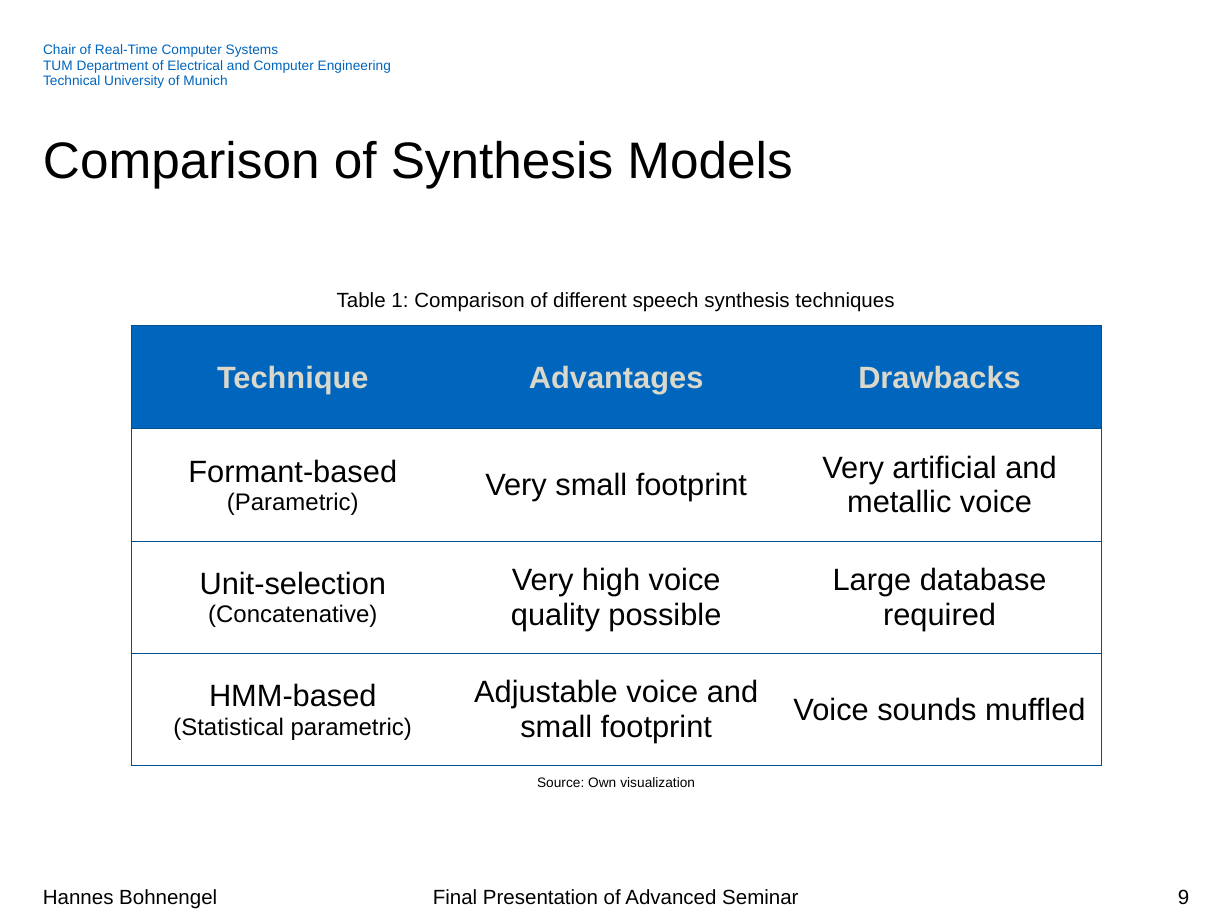
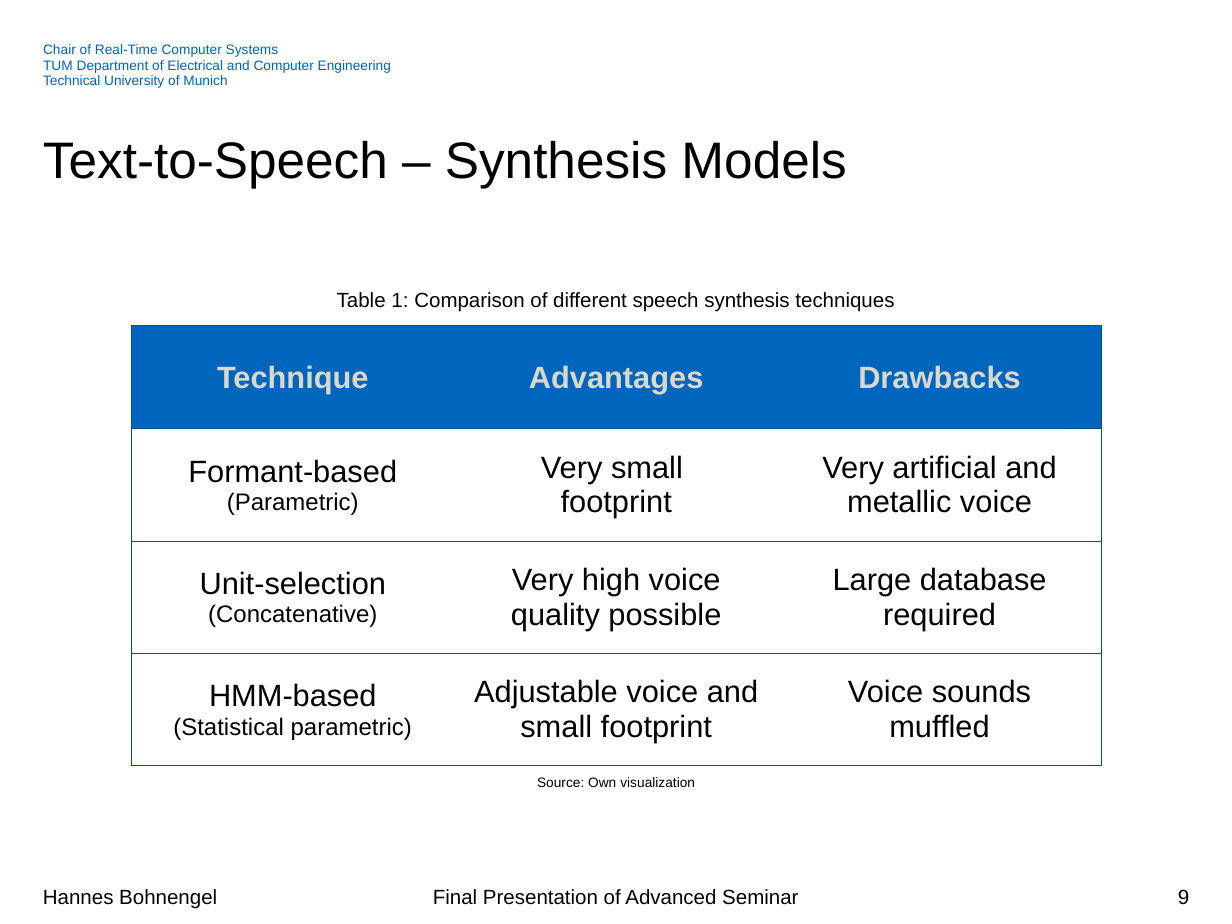
Before and after one commit to hannesb0/deeplearning, a slide deck: slide 9 of pres/Final_Presentation_V02.pptx. Drawn at 1232x924 pixels with LibreOffice and Linux fonts; fonts in the diff are those of the drawing; background and template pictures are left out. Boxes give left, top, right and bottom in pixels: in the first picture for what was removed or moved away, otherwise in the second. Text is boxed around its words. In the diff, an @@ line names an element or a change of style, - is before the commit and + after.

```diff
--- a/pres/Final_Presentation_V02.pptx
+++ b/pres/Final_Presentation_V02.pptx
@@ title at box(43, 140, 846, 188): text changed @@
-Comparison of Synthesis Models
+Text-to-Speech – Synthesis Models
@@ table at box(131, 326, 1099, 766) @@
-row 2, column 2: Very small footprint
+row 2, column 2: Very small / footprint
-row 4, column 3: Voice sounds muffled
+row 4, column 3: Voice sounds / muffled
```
Also in this commit, not shown: 8 other slides changed, 1 slide added, 3 slides removed.
